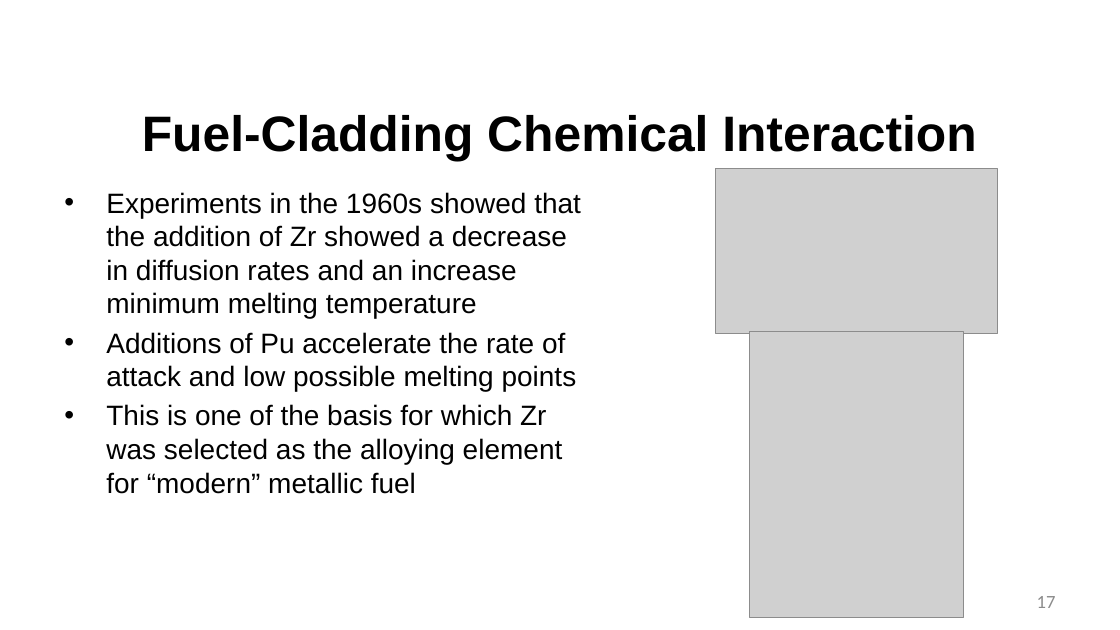
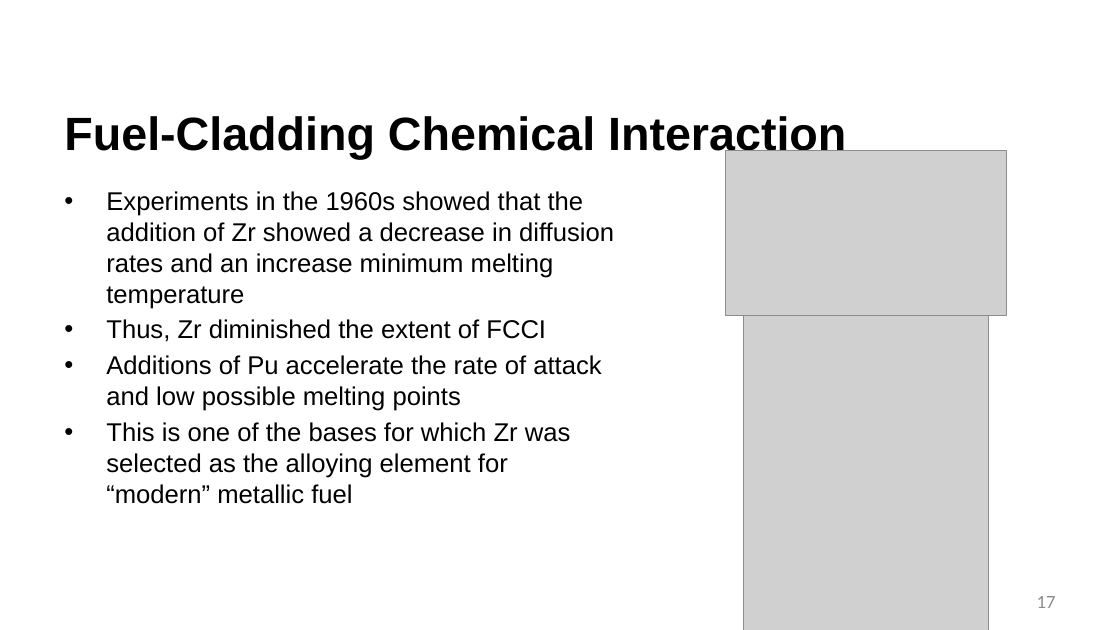
Before and after one commit to benbeeler/TEACHING, a slide deck: slide 17 of Advanced Reactor Materials/Fall2025/Lec10_SFRs.pptx. Drawn at 1120x630 pixels with LibreOffice and Linux fonts; fonts in the diff are those of the drawing; grey boxes stand for pictures; background and template pictures are left out. Boxes give left, top, right and bottom in pixels: in the first picture for what was removed or moved away, otherwise in the second. Text is boxed around its words. In the diff, an @@ line names an element or a change of style, - is before the commit and + after.

```diff
--- a/Advanced Reactor Materials/Fall2025/Lec10_SFRs.pptx
+++ b/Advanced Reactor Materials/Fall2025/Lec10_SFRs.pptx
@@ title "Fuel-Cladding Chemical Interaction" at (64, 116, 846, 159): size 42.7 to 40 pt; alignment centre to left @@
@@ picture: place and size @@
-picture at (716, 169, 997, 334)
+picture at (726, 150, 1007, 315)
@@ text at (106, 191, 614, 411): size 24 to 22 pt in "Experiments in the 1960s showed that the ...", "Additions of Pu accelerate the rate of ..." @@
@@ text at (106, 319, 546, 342): paragraph added @@
+• Thus, Zr diminished the extent of FCCI
@@ picture: place and size @@
-picture at (749, 331, 964, 618)
+picture at (744, 302, 989, 630)
@@ text at (106, 422, 571, 504): text changed; size 24 to 22 pt @@
-• This is one of the basis for which Zr was selected as the alloying element for “modern” metallic fuel
+• This is one of the bases for which Zr was selected as the alloying element for “modern” metallic fuel
```
Also in this commit, not shown: 31 other slides changed, 24 slides removed, 7 other files.
